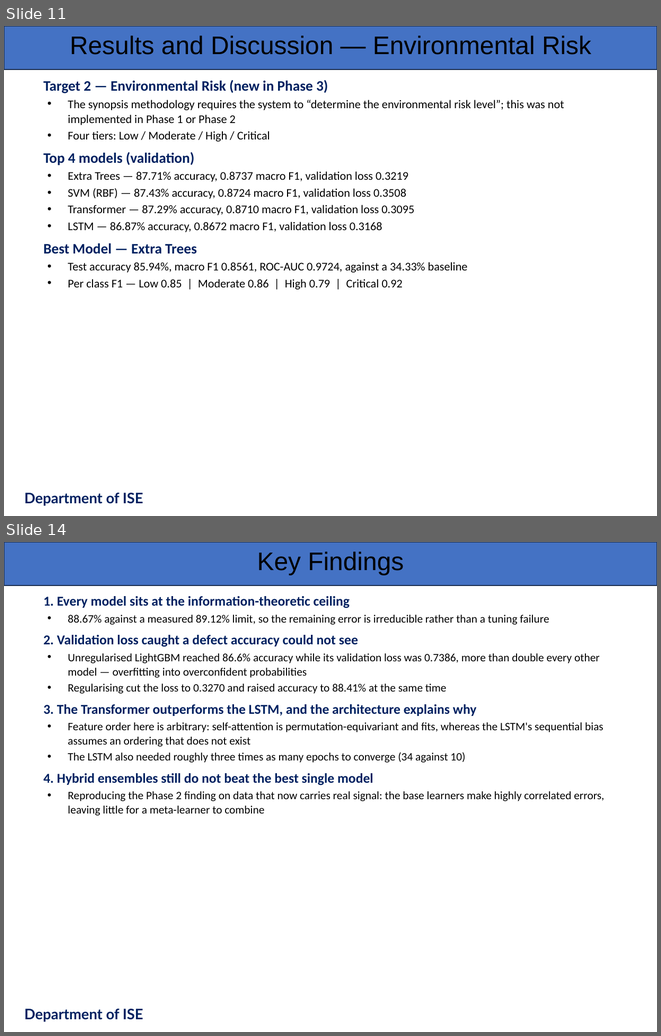
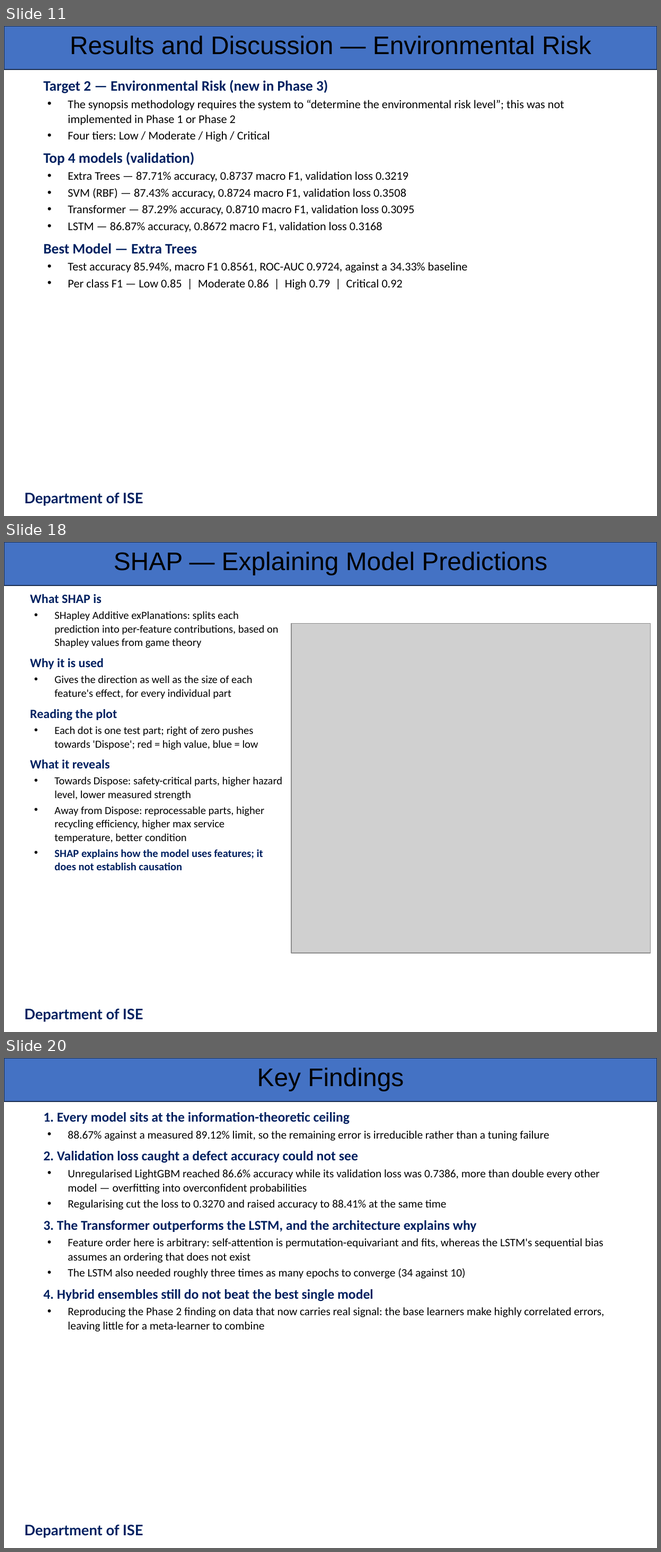
Before and after one commit to srinidhids15/Machine-Learning-Based-Lifecycle-Intelligence-System-for-Non-Biodegradable-Automotive-Materials, a slide deck: presentation/ISE_Phase3_Presentation_Team52.pptx. Shown one above the other, each under a label of ours: slides 11 and 14 before the commit, slides 11, 18 and 20 after it; the slides between them are not shown. The pictures are 661x1036 and 661x1552 pixels, drawn with LibreOffice and Linux fonts; fonts in the diff are those of the drawing; grey boxes stand for pictures; background and template pictures are left out. Boxes give left, top, right and bottom in pixels: in the first picture for what was removed or moved away, otherwise in the second. Text is boxed around its words. In the diff, an @@ line names an element or a change of style, - is before the commit and + after.

```diff
--- a/presentation/ISE_Phase3_Presentation_Team52.pptx
+++ b/presentation/ISE_Phase3_Presentation_Team52.pptx
@@ slide 18 added at (4,542,657,1032), background #FFFFFF; not listed: 1 template element that a slide beside it also shows @@
@@ text added at (114,552,547,575), 28 pt, text #000000 @@
+SHAP — Explaining Model Predictions
@@ text added at (30,594,282,870), 12 pt, text #000000 @@
+What SHAP is
+• SHapley Additive exPlanations: splits each prediction into per-feature contributions, based on Shapley values from game theory
+Why it is used
+• Gives the direction as well as the size of each feature's effect, for every individual part
+Reading the plot
+• Each dot is one test part; right of zero pushes towards 'Dispose'; red = high value, blue = low
+What it reveals
+• Towards Dispose: safety-critical parts, higher hazard level, lower measured strength
+• Away from Dispose: reprocessable parts, higher recycling efficiency, higher max service temperature, better condition
+• SHAP explains how the model uses features; it does not establish causation
@@ picture added at (291,624,651,953) @@
@@ text added at (24,1008,143,1022), 16 pt, text #002060, bold @@
+Department of ISE
@@ what was slide 14 is now slide 20 @@
```
Also in this commit, not shown: 2 slides changed, 6 other slides added, 1 slide removed, 12 other files.
